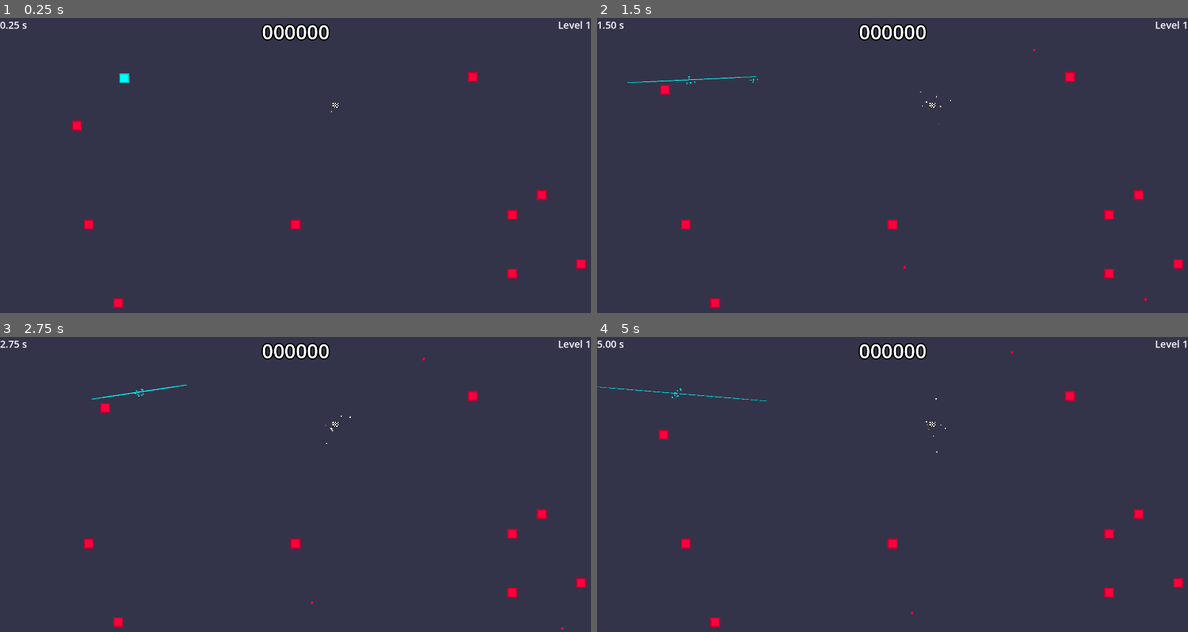
Above: before the commit, frames 1-4 (two rows, left to right).
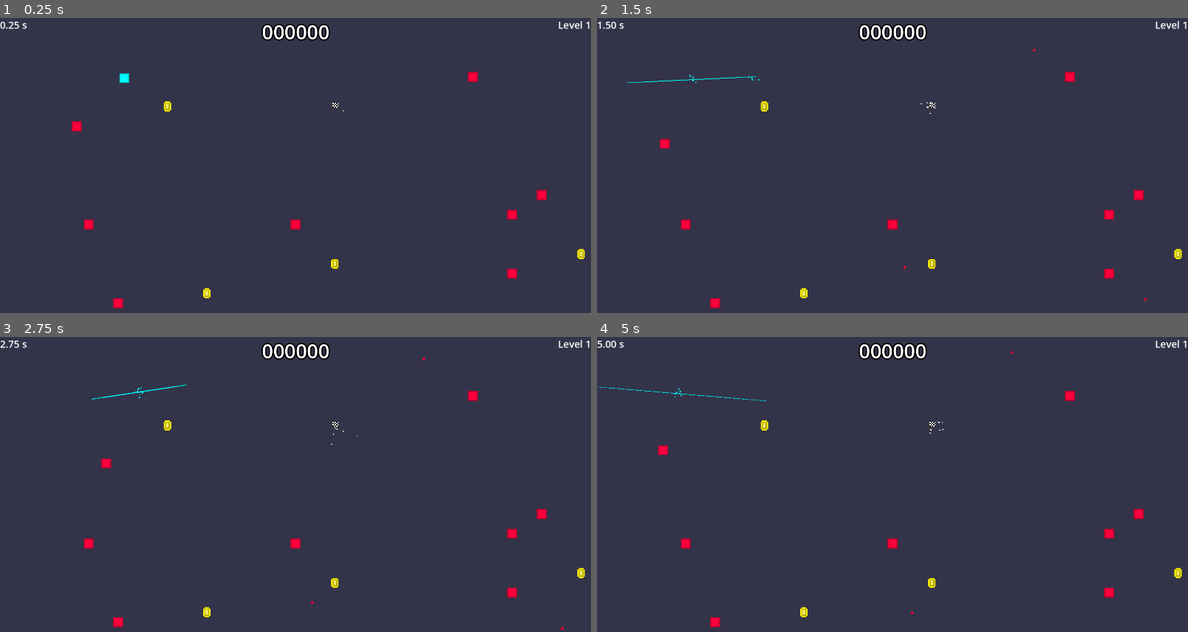
Above: after the commit, the same moments.

Repository: veprogames/gododger
Game: Godot game, scene res://level/level.tscn
Two runs of this game, one before a commit and one after it. Both use one fixed random seed, a clock stepped at 60 frames per second and the inputs below.
Inputs (mouse positions are in pixels of both pictures, inside the frame that each line leads up to):
- Up to frame 1 (0.25 s): no input
- Up to frame 2 (1.5 s): move the mouse to (922, 165) at 0.52 s; move the mouse to (862, 165) at 1.27 s
- Up to frame 3 (2.75 s): move the mouse to (307, 478) at 2.02 s
- Up to frame 4 (5 s): move the mouse to (886, 490) at 2.77 s; move the mouse to (933, 487) at 3.52 s; move the mouse to (845, 481) at 4.27 s

The runs differ from the first frame. In frame 1, 0.2% of the frame differs, in the area x 12-100%, y 21-95%; in frame 2, 0.4%, in the area x 10-100%, y 19-95%; in frame 3, 0.4%; in frame 4, 0.4%.

Commit message:
add coins

Diff:
--- /dev/null
+++ b/coin/coin.gd
@@ -0,0 +1,10 @@
+class_name Coin
+extends Area2D
+
+@onready var level := $"/root/Level" as Level
+
+func _ready() -> void:
+	$SafeZone.trigger()
+
+func get_value() -> int:
+	return 25 * (level.level + 1) ** 2
--- /dev/null
+++ b/coin/coin.tscn
@@ -0,0 +1,24 @@
+[gd_scene load_steps=6 format=3 uid="uid://cr1t6hyr0mrrp"]
+
+[ext_resource type="Script" path="res://coin/coin.gd" id="1_ittbb"]
+[ext_resource type="Texture2D" uid="uid://m3xfugacrnh8" path="res://coin/coin.png" id="1_r00pl"]
+[ext_resource type="PackedScene" uid="uid://b4qsplrduk1l8" path="res://safezone/safe_zone.tscn" id="2_1d14i"]
+
+[sub_resource type="RectangleShape2D" id="RectangleShape2D_uxudv"]
+size = Vector2(6, 8)
+
+[sub_resource type="CircleShape2D" id="CircleShape2D_g82kg"]
+radius = 8.0
+
+[node name="Coin" type="Area2D"]
+script = ExtResource("1_ittbb")
+
+[node name="Sprite2D" type="Sprite2D" parent="."]
+texture_filter = 1
+texture = ExtResource("1_r00pl")
+
+[node name="CollisionShape2D" type="CollisionShape2D" parent="."]
+shape = SubResource("RectangleShape2D_uxudv")
+
+[node name="SafeZone" parent="." instance=ExtResource("2_1d14i")]
+shape = SubResource("CircleShape2D_g82kg")
--- a/enemyspawner/enemy_spawner.gd
+++ b/enemyspawner/enemy_spawner.gd
@@ -2,11 +2,14 @@
 extends Node2D
 
 signal node_spawned(node: Node2D)
+signal coin_spawned(coin: Coin)
 
 @export var enemy_scene: PackedScene
 @export var nextlevel_scene: PackedScene
 @export var player: Player
 @export var level: Level
+
+var Coin := preload("res://coin/coin.tscn")
 
 var PeriodicMoveBehavior := preload("res://behavior/move/periodic_move_behavior.tscn")
 var PeriodicShootBehavior := preload("res://behavior/shoot/periodic_shoot_behavior.tscn")
@@ -55,8 +58,13 @@
 func spawn_nextlevel():
 	var nextlevel := nextlevel_scene.instantiate() as NextLevel
 	if nextlevel:
-		nextlevel.position = get_random_position(32)
+		nextlevel.position = get_random_position(24)
 		emit_signal("node_spawned", nextlevel)
+
+func spawn_coin() -> void:
+	var coin := Coin.instantiate() as Coin
+	coin.position = get_random_position(8)
+	emit_signal("coin_spawned", coin)
 
 func get_enemy_count() -> int:
 	return 10 + clamp(level.level, 0, 20) * 2 \
@@ -67,4 +75,6 @@
 	for i in range(get_enemy_count()):
 		spawn_enemy()
 	spawn_nextlevel()
+	for i in range(4):
+		spawn_coin()
 	player.trigger_safezone.call_deferred()
--- a/level/level.gd
+++ b/level/level.gd
@@ -8,6 +8,9 @@
 
 @export var level := 0
 var elapsed := 0.0
+var additional_score := 0
+
+@onready var container_coins := $Coins
 
 # Called when the node enters the scene tree for the first time.
 func _ready():
@@ -21,16 +24,19 @@
 func spawn_current_level() -> void:
 	for enemy in enemy_container.get_children():
 		enemy.queue_free()
+	for coin in container_coins.get_children():
+		coin.queue_free()
 	spawner.spawn_level(level)
 
 func get_score() -> int:
 	var time_per_level := elapsed / (level + 1)
-	return int(1000 * level ** 2 / time_per_level)
+	return int(1000 * level ** 2 / time_per_level) + additional_score
 
 func _on_player_finished() -> void:
-	level += 1
-	emit_signal("level_changed", level)
-	spawn_current_level()
+	if container_coins.get_child_count() == 0:
+		level += 1
+		emit_signal("level_changed", level)
+		spawn_current_level()
 
 func _on_enemy_spawner_node_spawned(node) -> void:
 	enemy_container.add_child.call_deferred(node)
@@ -41,3 +47,12 @@
 	elapsed = 0
 	emit_signal("level_changed", level)
 	spawn_current_level()
+
+
+func _on_player_coin_collected(coin: Coin) -> void:
+	additional_score += coin.get_value()
+	coin.queue_free()
+
+
+func _on_enemy_spawner_coin_spawned(coin) -> void:
+	container_coins.add_child.call_deferred(coin)
--- a/level/level.tscn
+++ b/level/level.tscn
@@ -43,6 +43,10 @@
 [node name="UI" parent="." node_paths=PackedStringArray("level") instance=ExtResource("6_1rctm")]
 level = NodePath("..")
 
+[node name="Coins" type="Node2D" parent="."]
+
+[connection signal="coin_collected" from="Player" to="." method="_on_player_coin_collected"]
 [connection signal="died" from="Player" to="." method="_on_player_died"]
 [connection signal="finished" from="Player" to="." method="_on_player_finished"]
+[connection signal="coin_spawned" from="EnemySpawner" to="." method="_on_enemy_spawner_coin_spawned"]
 [connection signal="node_spawned" from="EnemySpawner" to="." method="_on_enemy_spawner_node_spawned"]
--- a/player/player.gd
+++ b/player/player.gd
@@ -3,6 +3,7 @@
 
 signal finished()
 signal died()
+signal coin_collected(coin: Coin)
 
 @export var camera: Camera2D
 
@@ -46,5 +47,8 @@
 func _on_area_entered(area):
 	if area is Enemy or area is Bullet:
 		emit_signal("died")
+	if area is Coin:
+		var coin = area as Coin
+		emit_signal("coin_collected", coin)
 	if area is NextLevel:
 		emit_signal("finished")
Binary file added: coin/coin.png
Not shown, added: coin/coin.png.import
